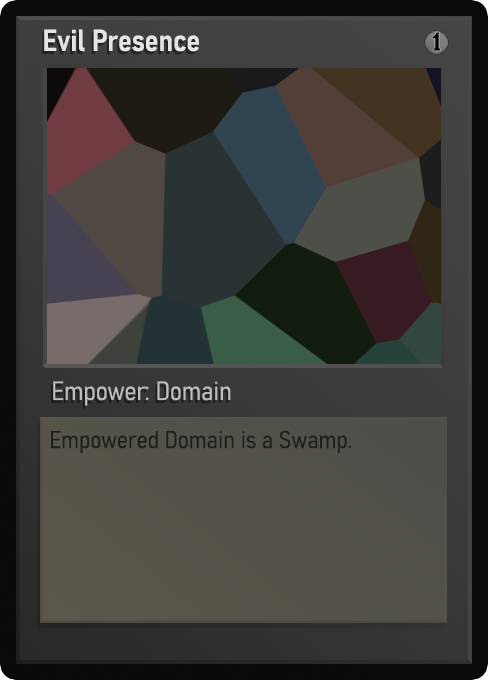
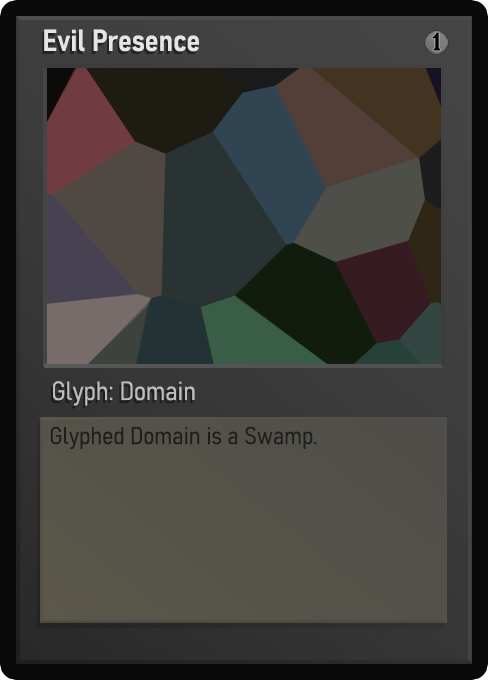
Two versions of the same layered image (488 x 680). Layer-by-layer changes:
painted on "Class" over [53, 381, 231, 406]
painted on "Desc_norm" over [50, 426, 351, 453]
